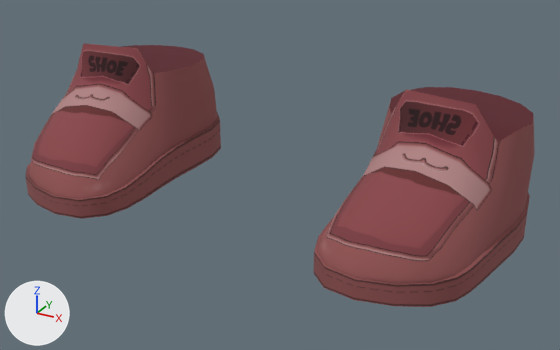
An edit to the glTF model assets/chibi/items/individuals items objects only/glb/shoe.glb, drawn before and after from the same camera.
One viewpoint serves both versions: a camera (50 mm lens) standing at (0.276, -0.507, 0.265) and looking at (0.018, -0.039, 0.031). The lights are fixed; the arrows at lower left show +X, +Y and +Z. The picture after the commit comes second.

Script lines for the objects in view, before the commit:
```python
me_plane_007 = bpy.data.meshes.new('Plane.007')
me_plane_007.from_pydata(...)  # 298 vertices, 588 faces; spans x -0.194..0.194, y -0.133..0.062, z 0.006..0.111
me_plane_007.materials.append(mat_schoolshoe)  # picture img_shoe_layer
ob_shoe = bpy.data.objects.new('shoe', me_plane_007)
ob_shoe.location = (0.0, 0.0, 0.0)
```
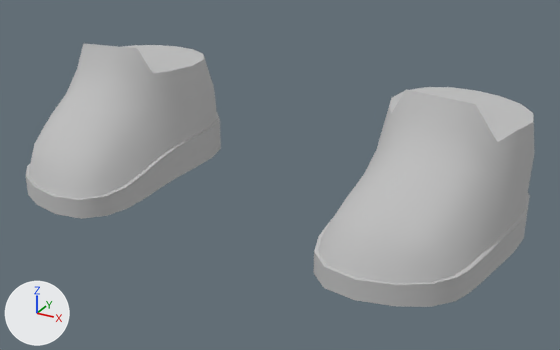
Pixel boxes [x1, y1, x2, y2] of what changed, in the pictures (560 x 350 px):
'shoe', recoloured (brown to light grey): [26, 43, 535, 307] in both

Patch to the scene script:
```diff
--- a/assets/chibi/items/individuals items objects only/glb/shoe.glb.py
+++ b/assets/chibi/items/individuals items objects only/glb/shoe.glb.py
@@ mat_boot_tint_001 @@
+mat_boot_tint_001 = principled_material('boot_tint.001')
+mat_boot_tint_001.base_color = (0.523, 0.523, 0.523)  # light grey #bfbfbf
+mat_boot_tint_001.roughness = 1.0
@@ me_plane_007 @@
 me_plane_007.from_pydata(...)  # 298 vertices, 588 faces; spans x -0.194..0.194, y -0.133..0.062, z 0.006..0.111
-me_plane_007.materials.append(mat_schoolshoe)  # picture img_shoe_layer
+me_plane_007.materials.append(mat_boot_tint_001)  # light grey #bfbfbf
```
